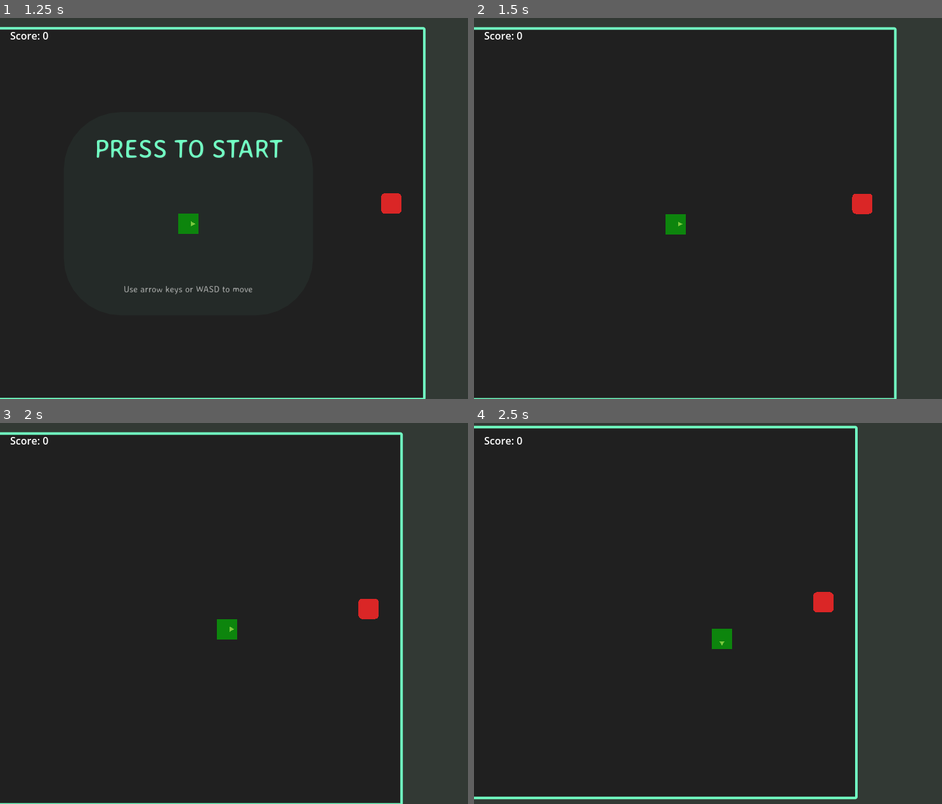
Above: before the commit, frames 1-4 (two rows, left to right).
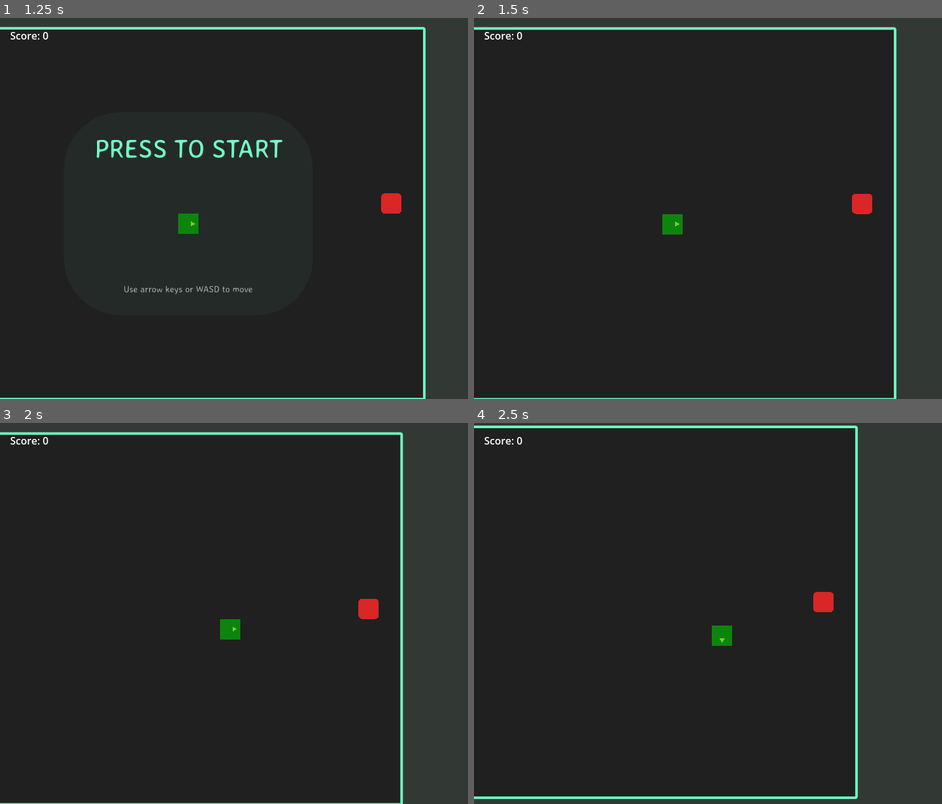
Above: after the commit, the same moments.

Repository: bluehexagons/snake2d
Game: Godot game, scene res://scenes/main/main.tscn
The game is run twice, just before and just after one commit, with the same random seed, the same clock (stepped at 60 frames per second) and the same inputs.
Inputs (mouse positions are in pixels of both pictures, inside the frame that each line leads up to):
- Up to frame 1 (1.25 s): click "Start Game" at 0.5 s
- Up to frame 2 (1.5 s): tap Enter at 1.25 s; move the mouse to (839, 189) at 1.27 s; hold Right (right) from 1.28 s (still down); click (839, 189) at 1.42 s
- Up to frame 3 (2 s): keep holding Right (right)
- Up to frame 4 (2.5 s): release Right (right) at 2 s; drag from (628, 632) to (703, 689) at 2.02 s

Frame 1 is identical in both runs. In frame 2, 0.3% of the frame differs, in the area x 40-91%, y 2-100%; in frame 3, less than 0.1%; in frame 4, 0.9%, in the area x 0-83%, y 0-99%.

Commit message:
Fix snake segment turn interpolation

Diff:
--- a/scenes/main/gameplay.gd
+++ b/scenes/main/gameplay.gd
@@ -94,12 +94,10 @@
 	var t: float = clamp(time_since_move / current_move_time, 0.0, 1.0)
 	if snake.has_method("apply_visual_interp"):
 		snake.apply_visual_interp(t)
-	# Smootherstep eased progress for tail segments.
-	var eased: float = t * t * t * (t * (t * 6.0 - 15.0) + 10.0)
 	for i in tail_segments.size():
 		var prev: Vector2 = tail_prev_positions[i] if i < tail_prev_positions.size() else tail_segments[i].position
 		var target: Vector2 = tail_positions[i + 1] if (i + 1) < tail_positions.size() else tail_segments[i].position
-		tail_segments[i].position = prev.lerp(target, eased)
+		tail_segments[i].position = prev.lerp(target, t)
 
 func is_position_occupied(pos: Vector2) -> bool:
 	var snapped_pos := pos.snapped(Vector2.ONE * ConfigData.GRID_SIZE)
--- a/scenes/snake/snake.gd
+++ b/scenes/snake/snake.gd
@@ -97,6 +97,4 @@
 # `t` is the normalized [0,1] progress through the current move tick.
 func apply_visual_interp(t: float) -> void:
 	t = clamp(t, 0.0, 1.0)
-	# Smootherstep: 6t^5 - 15t^4 + 10t^3. Gradual start, fast middle, soft tail.
-	var eased := t * t * t * (t * (t * 6.0 - 15.0) + 10.0)
-	position = visual_prev_position.lerp(logical_position, eased)
+	position = visual_prev_position.lerp(logical_position, t)
